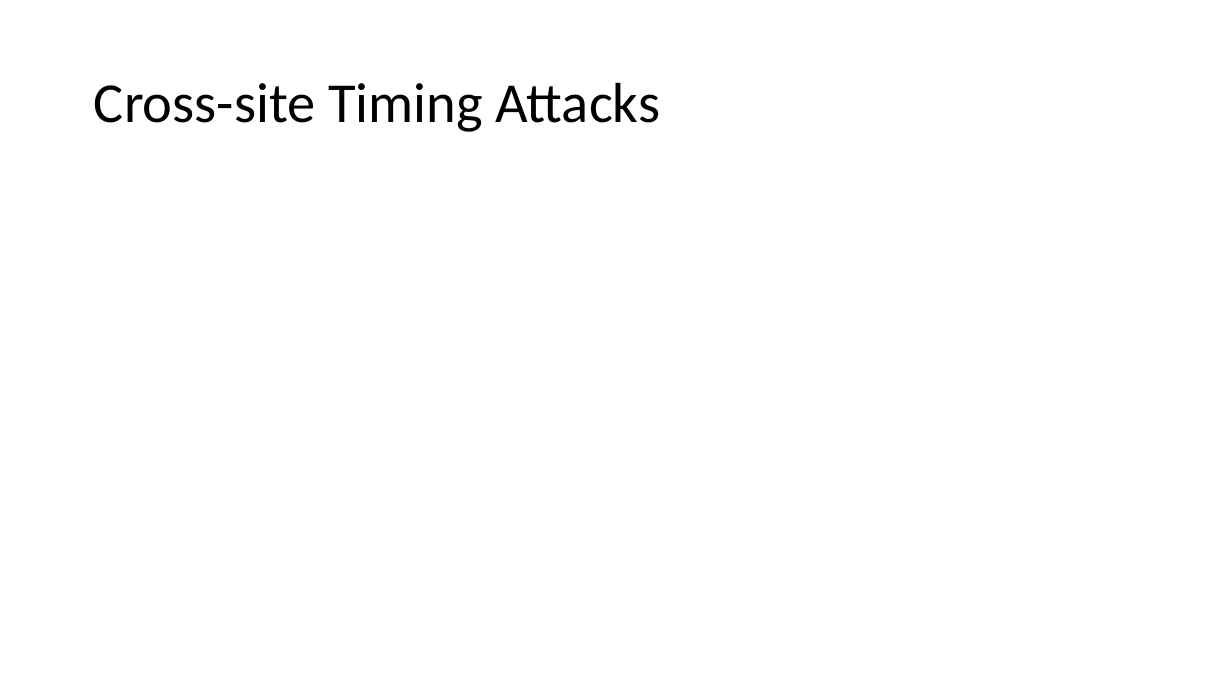
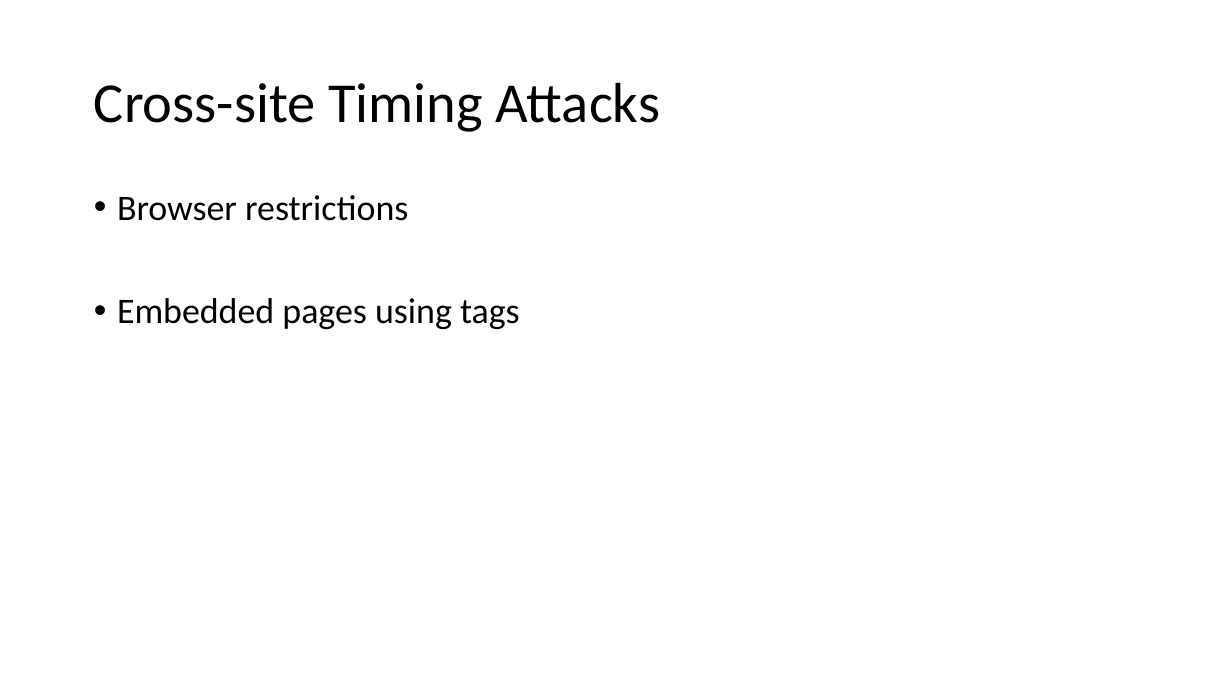
Before and after one commit to PtxDK/PCS, a slide deck: slide 6 of PCS_Press.pptx (slide 5 before the commit). Drawn at 1232x693 pixels with LibreOffice and Linux fonts; fonts in the diff are those of the drawing. Boxes give left, top, right and bottom in pixels: in the first picture for what was removed or moved away, otherwise in the second. Text is boxed around its words. In the diff, an @@ line names an element or a change of style, - is before the commit and + after.

```diff
--- a/PCS_Press.pptx
+++ b/PCS_Press.pptx
@@ text added at <box>117,195,520,329</box>, 28 pt, text #000000 @@
+• Browser restrictions
+• Embedded pages using tags
```
Also in this commit, not shown: 3 other slides changed, 4 slides added.
